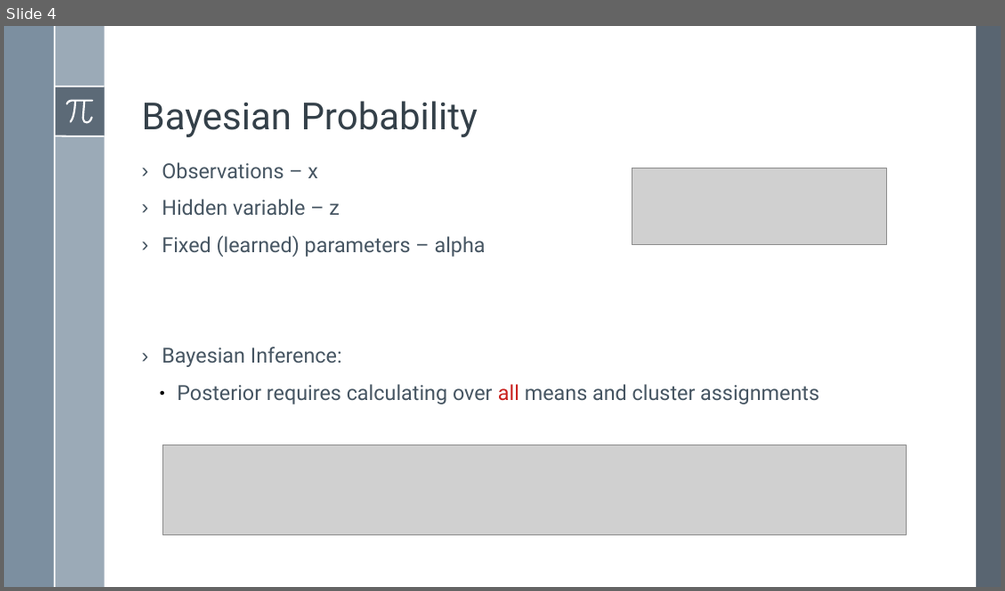
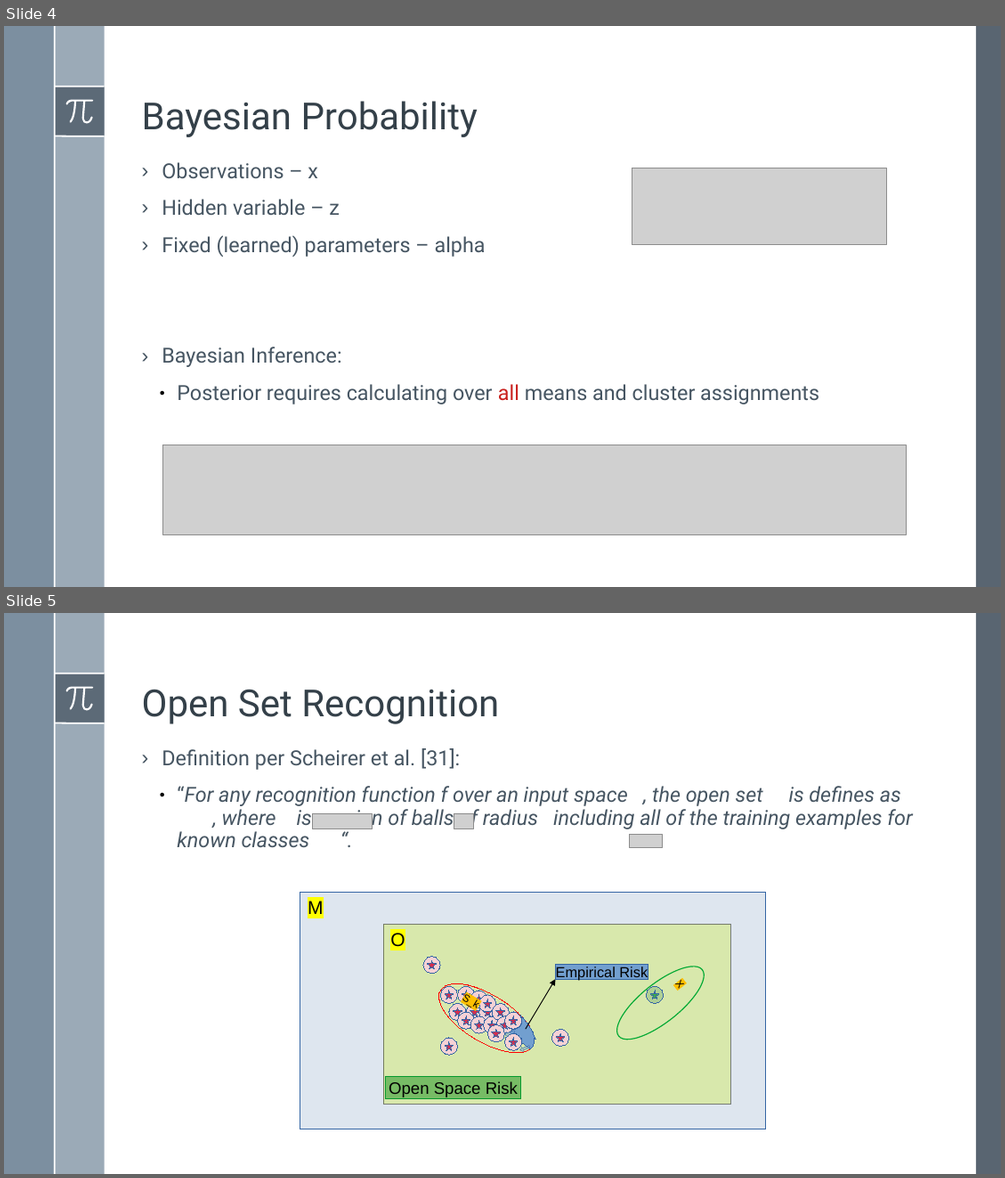
Before and after one commit to BardiaMojra/presentations, a slide deck: unified_probabilistic_deep_continual_learning_through_generative_replay_and_open_set_recognition/presentation.odp. Shown one above the other, each under a label of ours: slide 4 before the commit, slides 4 and 5 after it. The pictures are 1005x591 and 1005x1178 pixels, drawn with LibreOffice and Linux fonts; fonts in the diff are those of the drawing; grey boxes stand for pictures; background and template pictures are left out. Boxes give left, top, right and bottom in pixels: in the first picture for what was removed or moved away, otherwise in the second. Text is boxed around its words. In the diff, an @@ line names an element or a change of style, - is before the commit and + after.

```diff
--- a/unified_probabilistic_deep_continual_learning_through_generative_replay_and_open_set_recognition/presentation.odp
+++ b/unified_probabilistic_deep_continual_learning_through_generative_replay_and_open_set_recognition/presentation.odp
@@ slide 5 added at bbox=[4, 613, 1001, 1174], background #FFFFFF; not listed: 8 template elements that a slide beside it also shows @@
@@ text added at bbox=[142, 689, 499, 724], 36 pt, text #344049 @@
+Open Set Recognition
@@ text added at bbox=[162, 748, 912, 847], 20 pt, text #465562, italic @@
+› Definition per Scheirer et al. [31]:
+  ● “For any recognition function f over an input space , the open set is defines as , where is a union of balls of radius including all of the training examples for known classes “.
@@ picture added at bbox=[312, 813, 372, 829] @@
@@ picture added at bbox=[454, 813, 474, 829] @@
@@ picture added at bbox=[629, 834, 662, 848] @@
@@ rectangle added at bbox=[300, 892, 765, 1129], fill #DEE6EF, outline #3465A4 0 pt, 18 pt, text #000000 @@
+M
@@ rectangle added at bbox=[383, 925, 730, 1104], fill #D4EA6B at 50% opacity, outline #111111 0 pt, 18 pt, text #000000 @@
+O
@@ ellipse added at bbox=[607, 955, 714, 1052], outline #00A933 0.99 pt, 10 pt, text #000000 @@
+X
@@ ellipse added at bbox=[428, 970, 544, 1066], outline #FF0000 0 pt, 10 pt, text #000000 @@
+S_k
@@ arrow added from (526, 1029) to (555, 979), #000000 0.79 pt @@
@@ rectangle added at bbox=[555, 965, 647, 979], fill #729FCF, outline #3465A4 0 pt, 14 pt, text #000000 @@
+Empirical Risk
@@ ellipse added at bbox=[647, 986, 663, 1004], fill #AFD095, outline #3465A4 0 pt @@
@@ star added at bbox=[650, 990, 658, 999], fill #3FAF46, outline #3465A4 0 pt @@
@@ right arrow added at bbox=[504, 1029, 516, 1037], fill #729FCF at 50% opacity, outline #3465A4 0 pt @@
@@ freeform shape added at bbox=[510, 1014, 535, 1049], fill #729FCF, outline #3465A4 0 pt @@
@@ ellipse added at bbox=[551, 1029, 568, 1046], fill #F7D1D5, outline #3465A4 0 pt @@
@@ star added at bbox=[556, 1033, 564, 1041], fill #D62E4E, outline #3465A4 0 pt @@
@@ group added at bbox=[423, 957, 521, 1055]: 17 ellipses, 17 stars @@
@@ right arrow added at bbox=[519, 1044, 530, 1052], fill #729FCF at 50% opacity, outline #3465A4 0 pt @@
@@ rectangle added at bbox=[386, 1077, 521, 1099], fill #77BC65, outline #069A2E 0 pt, 16 pt, text #000000 @@
+Open Space Risk
```
Also in this commit, not shown: 1 slide changed, 6 other slides added, 3 slides removed, 13 other files.
